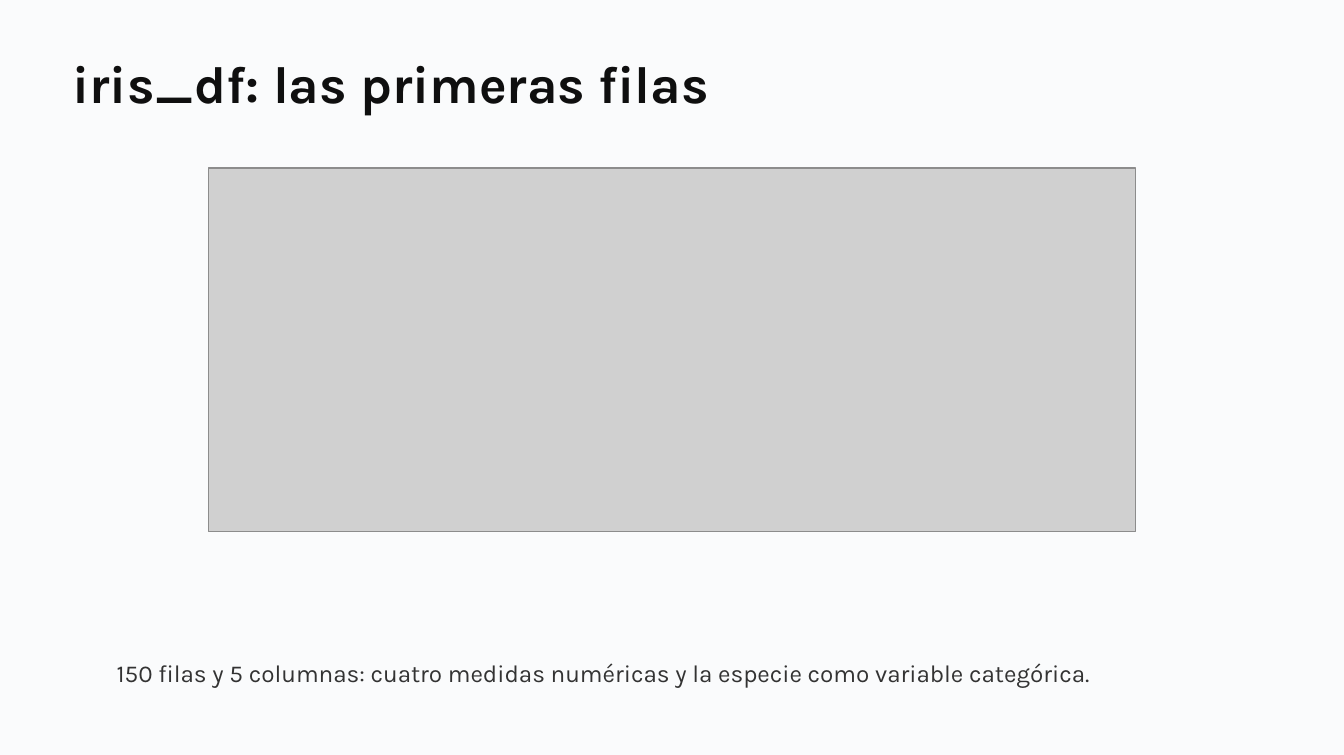
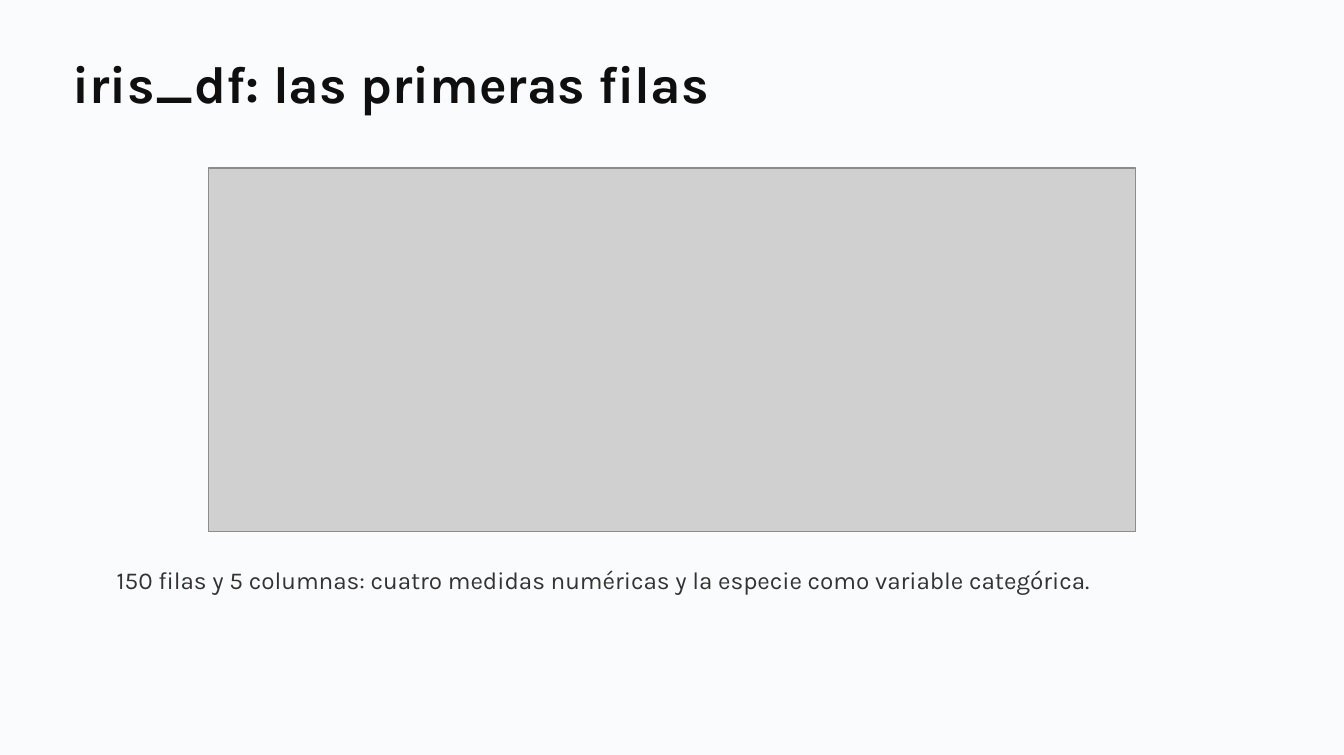
Before and after one commit to daniopitz/cienciadatos, a slide deck: slide 42 of presentaciones/clase03_visualizacion_eda.pptx. Drawn at 1344x755 pixels with LibreOffice and Linux fonts; fonts in the diff are those of the drawing; grey boxes stand for pictures. Boxes give left, top, right and bottom in pixels: in the first picture for what was removed or moved away, otherwise in the second. Text is boxed around its words. In the diff, an @@ line names an element or a change of style, - is before the commit and + after.

```diff
--- a/presentaciones/clase03_visualizacion_eda.pptx
+++ b/presentaciones/clase03_visualizacion_eda.pptx
@@ text "150 filas y 5 columnas: ...": place and size @@
-text "150 filas y 5 columnas: ..." at (117,663,1089,688)
+text "150 filas y 5 columnas: ..." at (117,570,1089,595)
```
Also in this commit, not shown: 11 other slides changed, 1 other file.
